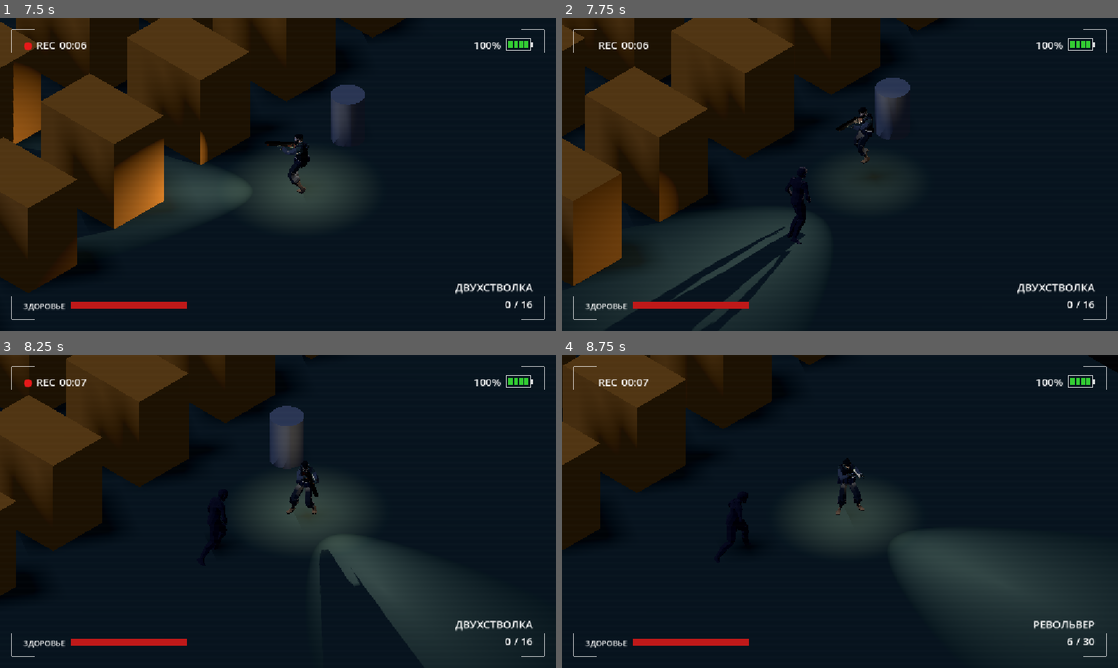
Above: before the commit, frames 1-4 (two rows, left to right).
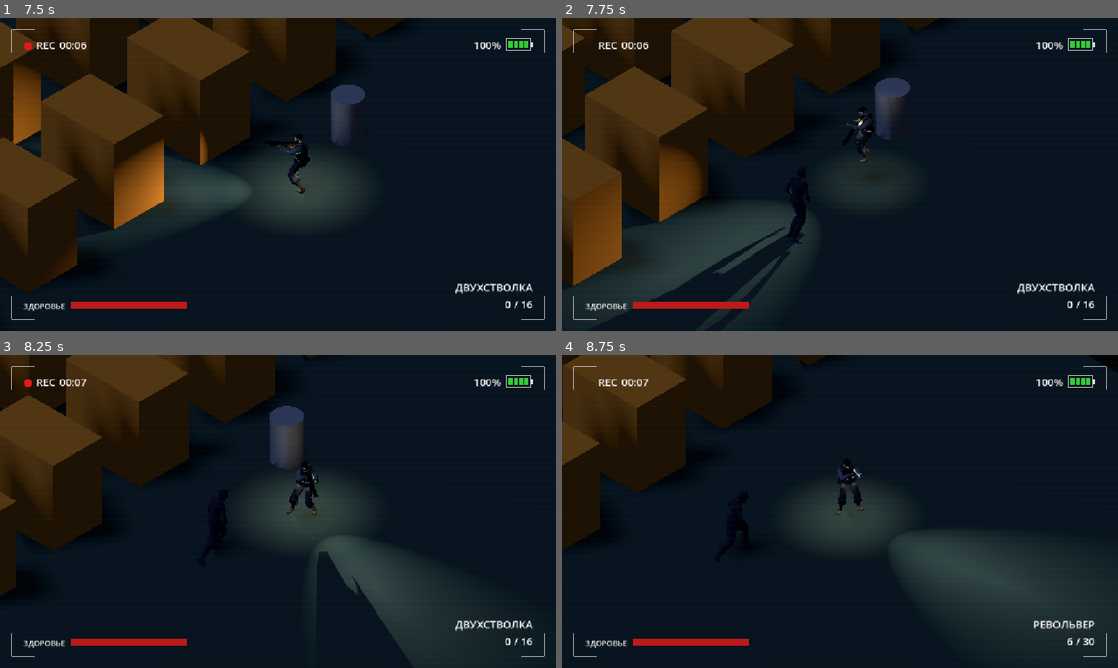
Above: after the commit, the same moments.

Repository: AnckerStudios/the-camera-game
Game: Godot game, scene res://ui/menu/menu.tscn
The game is run twice, just before and just after one commit, with the same random seed, the same clock (stepped at 60 frames per second) and the same inputs. Sound files missing from this copy of the repository are replaced by a short silence.
Inputs (mouse positions are in pixels of both pictures, inside the frame that each line leads up to):
- Up to frame 1 (7.5 s): click "Играть" at 0.5 s; move the mouse to (250, 237) at 1.27 s; press the mouse at (250, 237) at 1.28 s; hold W (move_forward) 1.28-2.78 s; tap Space (jump) at 1.52, 2.27, 3.77, 4.52, 5.27, 6.77 s; tap Q (weapon_next) at 1.55, 2.1, 3.8, 6.6 s; move the mouse to (444, 221) at 2.02 s; release the mouse at (444, 221) at 2.03 s; tap Mouse wheel up (weapon_prev) at 2.3, 6.8 s; move the mouse to (111, 127) at 2.77 s; hold Mouse wheel up (weapon_prev) 2.78-3.53 s; hold A (move_left) 2.78-4.28 s; click (111, 127) at 3.05 s; move the mouse to (305, 174) at 3.52 s; right-click (305, 174) at 3.6 s; move the mouse to (194, 96) at 4.27 s; hold S (move_backward) 4.28-5.03 s; hold Mouse wheel up (weapon_prev) 4.28-5.03 s; tap Shift (dash) at 4.35 s; move the mouse to (400, 158) at 5.02 s; hold D (move_right) 5.03-5.78 s; click (400, 158) at 5.1 s; move the mouse to (166, 190) at 5.77 s; hold W (move_forward) 5.78-6.53 s; hold Q (weapon_next) 5.78-6.53 s; tap E (interaction) at 5.85 s; move the mouse to (333, 105) at 6.52 s; hold D (move_right) from 6.53 s (still down); move the mouse to (250, 237) at 7.27 s; hold Mouse wheel up (weapon_prev) from 7.28 s (still down)
- Up to frame 2 (7.75 s): keep holding D (move_right); keep holding Mouse wheel up (weapon_prev); tap Space (jump) at 7.52 s; click (812, 237) at 7.55 s
- Up to frame 3 (8.25 s): keep holding D (move_right); move the mouse to (444, 558) at 8.02 s; release Mouse wheel up (weapon_prev) at 8.03 s; click (444, 558) at 8.1 s
- Up to frame 4 (8.75 s): keep holding D (move_right); tap Space (jump) at 8.27 s; tap Q (weapon_next) at 8.3 s

Frame 1 is identical in both runs. In frame 2, 1.9% of the frame differs, in the area x 2-57%, y 29-99%; in frame 3, 0.4%; in frame 4, less than 0.1%.

Commit message:
править лок на таргет

Diff:
--- a/gamelogic/player/player.gd
+++ b/gamelogic/player/player.gd
@@ -46,8 +46,8 @@
 
 var _selected_pickup: PickupItem
 
-var _shooting_lock_target: Node3D
-var _shooting_lock_remaining: float = 0.0
+var _aim_lock_target: Node3D
+
 
 var _mouse_target: Vector3
 var _has_mouse_target: bool = false
@@ -204,13 +204,13 @@
 
 ## Направление взгляда не зависит от клавиш движения и рывка.
 func _update_mouse_facing(delta: float) -> void:
-	if _shooting_lock_remaining > 0.0 and is_instance_valid(_shooting_lock_target):
-		_shooting_lock_remaining = maxf(_shooting_lock_remaining - delta, 0.0)
-		var locked_direction := _shooting_lock_target.global_position - global_position
+	if is_instance_valid(_aim_lock_target) and not _aim_lock_target.is_queued_for_deletion():
+
+		var locked_direction := _aim_lock_target.global_position - global_position
 		locked_direction.y = 0.0
 		_rotate_visual(locked_direction.normalized(), delta)
 		return
-	_shooting_lock_remaining = 0.0
+
 	if not _has_mouse_target:
 		return
 	var direction := _mouse_target - global_position
@@ -289,10 +289,9 @@
 		add_child(scene)
 		get_tree().paused = true
 
-## Короткий визуальный поворот к цели выстрела без изменения направления движения.
-func set_shooting_lock(enemy: Node3D, duration: float) -> void:
-	_shooting_lock_target = enemy
-	_shooting_lock_remaining = maxf(duration, 0.0)
+## Постоянная цель взгляда от держателя оружия; null возвращает взгляд к курсору.
+func set_aim_lock(target: Node3D) -> void:
+	_aim_lock_target = target if is_instance_valid(target) else null
 
 
 ## Получение внешнего урона (например, от взрыва); интерфейс смерти использует PlayerState.
--- a/gamelogic/weapon/firearm.gd
+++ b/gamelogic/weapon/firearm.gd
@@ -128,13 +128,8 @@
 	rounds = clampi(rounds, 1, loaded)
 	loaded -= rounds
 	_cooldown = fire_interval
-	var holder := get_parent() as WeaponHolder
-	if holder:
-		holder.prepare_shot(_get_shot_origin(), max_range, _exclude())
 	for i in rounds * pellets:
 		_fire_ray(_spread_direction(), damage)
-	if holder:
-		holder.finish_shot()
 	_flash()
 	fired.emit(rounds)
 	ammo_changed.emit(loaded, capacity, reserve_ammo)
@@ -163,7 +158,7 @@
 	if holder:
 		forward = holder.get_aim_direction()
 	# Захват сохраняет высоту цели; без захвата остаётся стрельба по горизонтали.
-	if not holder or not holder.has_shot_lock():
+	if not holder or not holder.has_target_lock():
 		forward.y = 0.0
 	return forward.normalized().rotated(Vector3.UP, randf_range(-half, half))
 
@@ -174,7 +169,7 @@
 	if direction.is_zero_approx() or max_range <= 0.0:
 		return
 	direction = direction.normalized()
-	var origin := _get_shot_origin()
+	var origin := get_shot_origin()
 	var result := _trace_pellet(origin, direction)
 	var endpoint: Vector3 = result.endpoint
 	var target: Object = result.target
@@ -188,7 +183,7 @@
 
 
 ## Игровой старт не зависит от анимации руки и положения ствола.
-func _get_shot_origin() -> Vector3:
+func get_shot_origin() -> Vector3:
 	if is_instance_valid(shot_origin):
 		return shot_origin.global_position
 	var node := get_parent()
@@ -204,7 +199,7 @@
 ## её траектории. Точка и объект попадания получаются одним физическим запросом.
 func _trace_pellet(origin: Vector3, direction: Vector3) -> Dictionary:
 	var endpoint := origin + direction * max_range
-	var query := PhysicsRayQueryParameters3D.create(origin, endpoint, hit_mask, _exclude())
+	var query := PhysicsRayQueryParameters3D.create(origin, endpoint, hit_mask, get_shot_exclusions())
 	query.collide_with_areas = hit_areas
 	query.collide_with_bodies = true
 	query.hit_from_inside = true
@@ -221,7 +216,7 @@
 
 
 ## Исключает владельца и все его дочерние коллизии, включая экипировку.
-func _exclude() -> Array[RID]:
+func get_shot_exclusions() -> Array[RID]:
 	var excluded: Array[RID] = []
 	var node := get_parent()
 	while node:
--- a/gamelogic/weapon/target_lock.gd
+++ b/gamelogic/weapon/target_lock.gd
@@ -21,7 +21,7 @@
 	set(value):
 		_target_ref = weakref(value) if is_instance_valid(value) else null
 
-## Все дробины одного выстрела используют одну цель; разброс добавляется после захвата.
+## Вызывается держателем каждый физический тик; выстрел использует готовый результат.
 func acquire(origin: Vector3, max_distance: float, excluded: Array[RID], shooter: Node3D) -> Node3D:
 	var selected: Node3D = null
 	var camera := get_viewport().get_camera_3d()
--- a/gamelogic/weapon/weapon_holder.gd
+++ b/gamelogic/weapon/weapon_holder.gd
@@ -8,15 +8,12 @@
 @export var aim: Node3D
 ## Предмет во второй руке; виден только с одноручным оружием.
 @export var off_hand: Node3D
-## Время визуального удержания оружия на цели после выстрела.
-@export_range(0.0, 1.0, 0.01) var lock_pose_seconds: float = 0.2
 @export_range(0.1, 30.0, 0.1) var aim_return_speed: float = 12.0
 
 const TargetLockScript = preload("res://gamelogic/weapon/target_lock.gd")
 var _target_lock: Node
-var _shot_direction: Vector3 = Vector3.ZERO
-var _shot_target: Node3D
-var _visual_lock_remaining: float = 0.0
+var _aim_direction: Vector3 = Vector3.ZERO
+var _aim_target: Node3D
 var _rest_basis: Basis
 var _visual_aim_active: bool = false
 
@@ -26,6 +23,8 @@
 
 
 func _ready() -> void:
+	# После адаптера ввода, перед физическим обновлением игрока.
+	process_physics_priority = -50
 	_rest_basis = basis
 	_target_lock = get_node_or_null("TargetLock")
 	if not _target_lock:
@@ -63,13 +62,14 @@
 
 
 func get_aim_direction() -> Vector3:
-	if not _shot_direction.is_zero_approx():
-		return _shot_direction
+	if has_target_lock():
+		return _aim_direction
 	return -(aim if aim else self).global_basis.z
 
 
 func select(index: int) -> void:
-	_visual_lock_remaining = 0.0
+	_aim_target = null
+	_aim_direction = Vector3.ZERO
 	if _visual_aim_active:
 		basis = _rest_basis
 		_visual_aim_active = false
@@ -111,9 +111,10 @@
 		rig.shake(sqrt(float(rounds)))
 
 
-## Захват вызывается один раз на успешную попытку выстрела из Firearm.
-func prepare_shot(origin: Vector3, max_distance: float, excluded: Array[RID]) -> void:
-	_shot_direction = Vector3.ZERO
+## Постоянный поиск цели выполняется в физическом тике, а не при выстреле.
+func _physics_process(_delta: float) -> void:
+	_aim_direction = Vector3.ZERO
+	_aim_target = null
 	var shooter: Node3D = null
 	var node := get_parent()
 	while node:
@@ -121,39 +122,25 @@
 			shooter = node
 			break
 		node = node.get_parent()
-	_shot_target = null
-	var acquired = _target_lock.acquire(origin, max_distance, excluded, shooter)
-	if is_instance_valid(acquired) and not acquired.is_queued_for_deletion():
-		_shot_target = acquired
-	if is_instance_valid(_shot_target):
-		_shot_direction = _target_lock.get_target_point(_shot_target) - origin
+	if current is Firearm:
+		var origin: Vector3 = current.get_shot_origin()
+		var acquired = _target_lock.acquire(origin, current.max_range, current.get_shot_exclusions(), shooter)
+		if is_instance_valid(acquired) and not acquired.is_queued_for_deletion():
+			_aim_target = acquired
+			_aim_direction = (_target_lock.get_target_point(_aim_target) - origin).normalized()
+	if shooter and shooter.has_method("set_aim_lock"):
+		shooter.set_aim_lock(_aim_target)
 
-		_shot_direction = _shot_direction.normalized()
-		_visual_lock_remaining = lock_pose_seconds
+func has_target_lock() -> bool:
+	return is_instance_valid(_aim_target) and not _aim_target.is_queued_for_deletion() and not _aim_direction.is_zero_approx()
+
+
+## Визуальное наведение обновляется каждый кадр; без цели оружие плавно возвращается.
+func _process(delta: float) -> void:
+	if has_target_lock():
 		_visual_aim_active = true
 		_apply_visual_aim()
-		if shooter and shooter.has_method("set_shooting_lock"):
-			shooter.set_shooting_lock(_shot_target, lock_pose_seconds)
-
-func finish_shot() -> void:
-	_shot_direction = Vector3.ZERO
-
-
-func has_shot_lock() -> bool:
-	return not _shot_direction.is_zero_approx()
-
-
-## Обновляется после анимации руки, сохраняя наведение на движущуюся цель.
-func _process(delta: float) -> void:
-	if not is_instance_valid(_shot_target):
-		_shot_target = null
-	elif _shot_target.is_queued_for_deletion():
-		_shot_target = null
-	if _visual_lock_remaining > 0.0 and is_instance_valid(_shot_target) and not _shot_target.is_queued_for_deletion():
-		_visual_lock_remaining = maxf(_visual_lock_remaining - delta, 0.0)
-		_apply_visual_aim()
 	elif _visual_aim_active:
-		_visual_lock_remaining = 0.0
 		var weight := 1.0 - exp(-aim_return_speed * delta)
 		var rotation_from := basis.orthonormalized().get_rotation_quaternion()
 		var rotation_to := _rest_basis.orthonormalized().get_rotation_quaternion()
@@ -162,15 +149,14 @@
 			basis = _rest_basis
 			_visual_aim_active = false
 
-
 ## Ориентирует оружие по всем трём осям, не наклоняя тело персонажа.
 func _apply_visual_aim() -> void:
-	if not is_instance_valid(current) or not is_instance_valid(_shot_target):
+	if not is_instance_valid(current) or not is_instance_valid(_aim_target):
 		return
 	var muzzle := current.get_node_or_null("Muzzle") as Node3D
 	if not muzzle:
 		return
-	var point: Vector3 = _target_lock.get_target_point(_shot_target)
+	var point: Vector3 = _target_lock.get_target_point(_aim_target)
 	# Два уточнения компенсируют смещение самого дула при повороте держателя.
 	for iteration in 2:
 		var direction := point - muzzle.global_position
